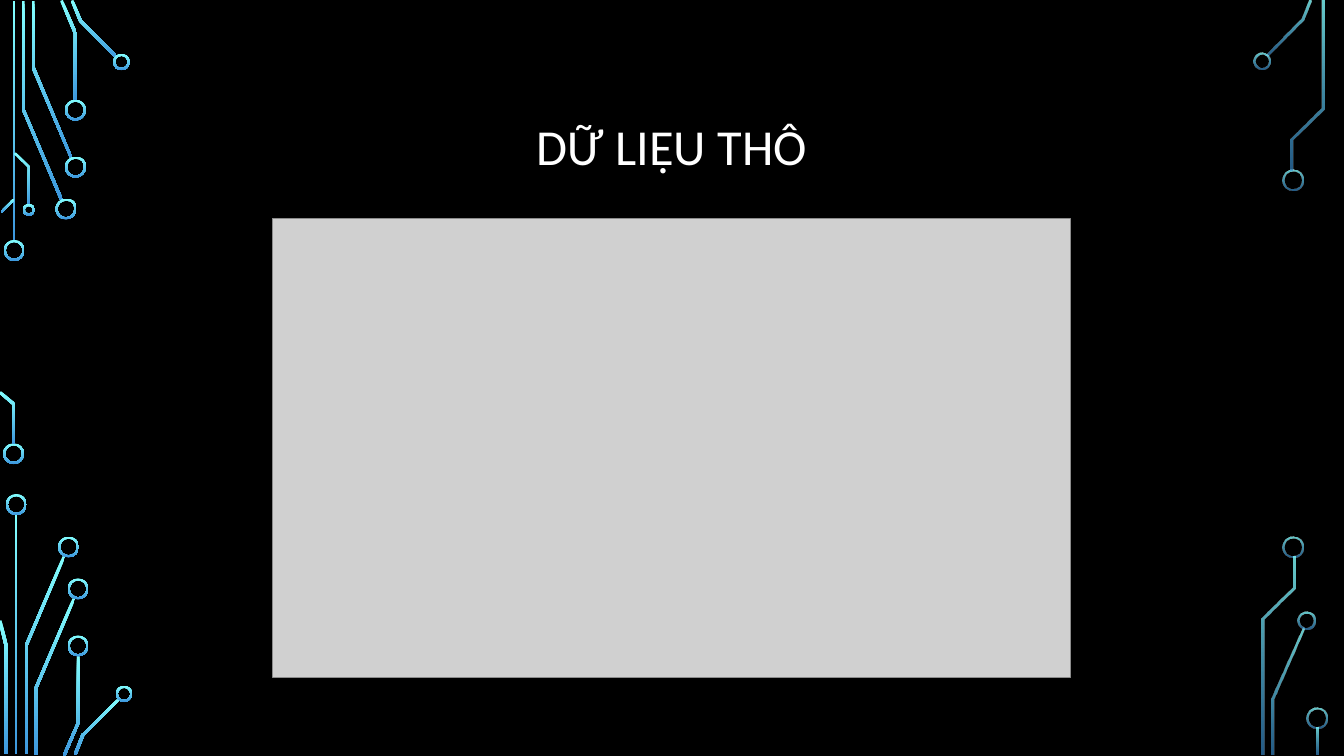
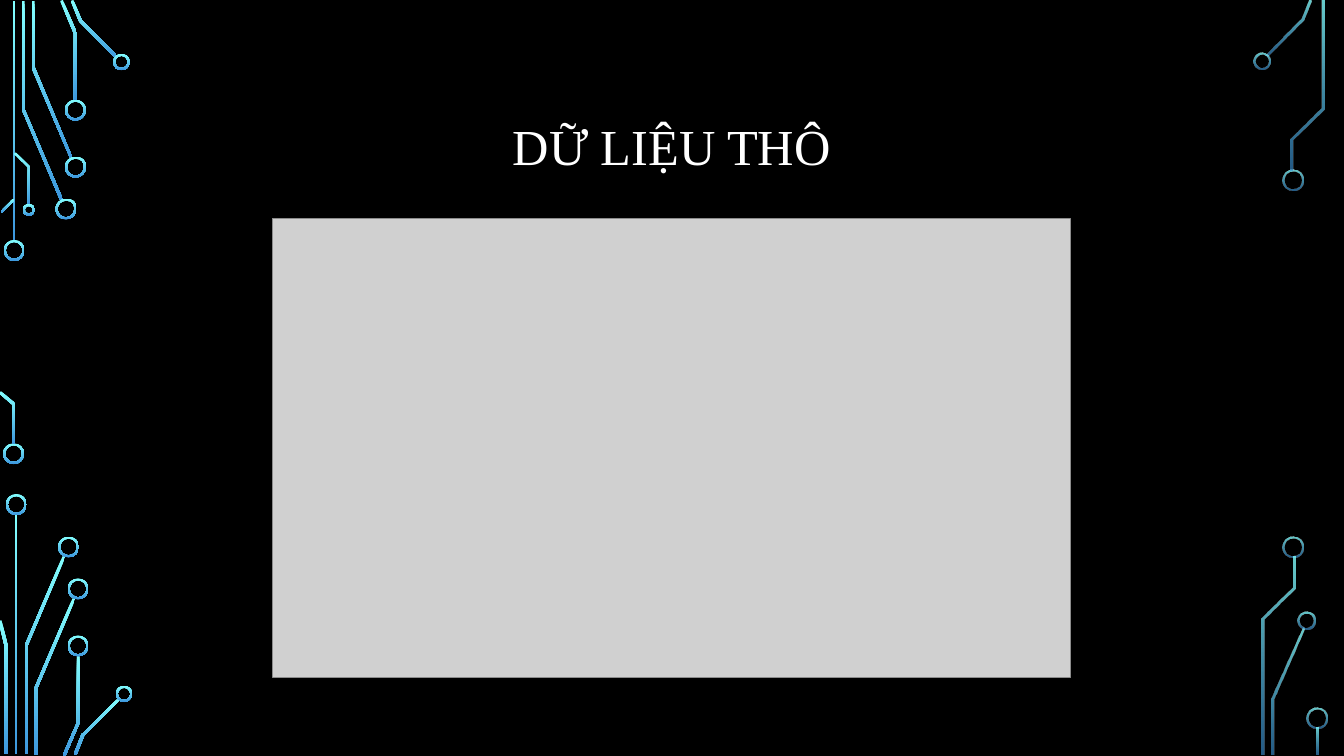
Before and after one commit to ThanhB1805916/DataMining_CT312, a slide deck: slide 3 of doc/Xây dựng ứng dụng phân loại Bài Báo.pptx (slide 2 before the commit). Drawn at 1344x756 pixels with LibreOffice and Linux fonts; fonts in the diff are those of the drawing; grey boxes stand for pictures; background and template pictures are left out. Boxes give left, top, right and bottom in pixels: in the first picture for what was removed or moved away, otherwise in the second. Text is boxed around its words. In the diff, an @@ line names an element or a change of style, - is before the commit and + after.

```diff
--- a/doc/Xây dựng ứng dụng phân loại Bài Báo.pptx
+++ b/doc/Xây dựng ứng dụng phân loại Bài Báo.pptx
@@ title "DỮ LIỆU THÔ" at <box>513,126,831,174</box>: font Calibri to Times New Roman @@
```
Also in this commit, not shown: 2 other slides changed, 1 slide added.
